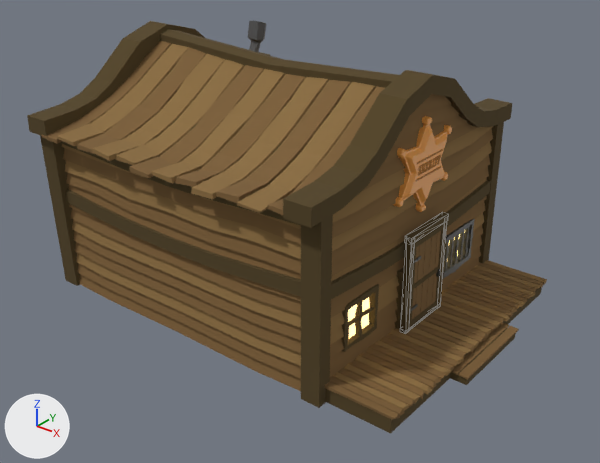
Renders of the glTF model public/models/buildings/sheriff/sheriff_001.glb from each side of a commit.
Rendered twice from a 50 mm lens placed at (16.68, -16.83, 11.93), pointed at (3.83, -0.76, 1.97). Lighting does not change. The marker at lower left points along +X, +Y and +Z. The older version comes first. Mesh edges are drawn as thin lines on the coarser meshes. Where no turn or scale is listed for an object, it has been applied to the vertices.

The first picture shows 'Cube.112', 'DoorFrame', 'DoorPanel'.
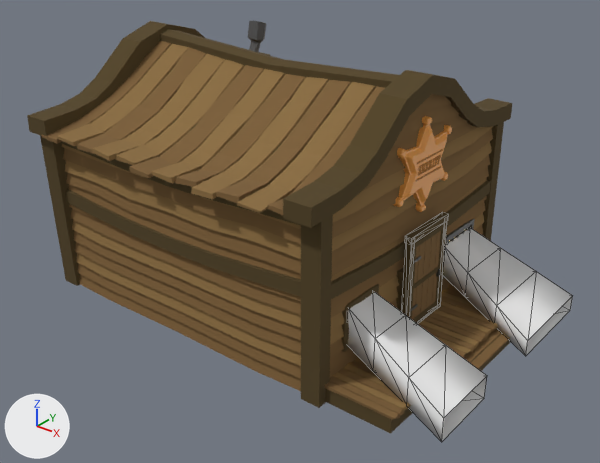
Location of each change, (x1, y1, x2, y2) in pixels of the pictures (600 x 463 px):
'WindowLightShafts', added: after (348, 228, 573, 442)

What the commit changed:
Mesh me_windowlightshafts is new.
It has 32 vertices, 48 faces and spans x 7.05..10.03, y -3.5..3.68, z -0.29..1.82.
Object 'WindowLightShafts' (ob_windowlightshafts) is new; it shows me_windowlightshafts.
Its location is (0.0, 0.0, 0.0).
